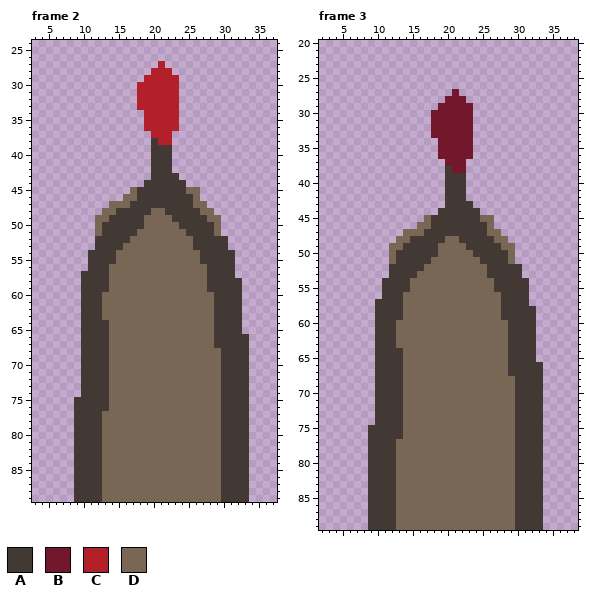
Two versions of one pixel-art file, GEODE/Assets/Sprites/StructureSprites/Towers/RenthiteAttackTower.aseprite. Above is the file before it was changed.
138x90 pixels, 3 frames. Shown: frame 2: x 3..37, y 24..89; frame 3: x 2..38, y 20..89. The commit also changed other frames, which this record leaves out.
Visible layers, top first: "Tower", "Base".
Palette (. is transparent): A #423934  B #73172d  C #b4202a  D #796755
Pixels before, frame 2, first column x 9:
27 ............C............
28 ...........CCC...........
29 ..........CCCCC..........
30 .........CCCCCC..........
31 .........CCCCCC..........
32 .........CCCCCC..........
33 .........CCCCCC..........
34 ..........CCCCC..........
35 ..........CCCCC..........
36 ..........CCCCC..........
37 ...........CCC...........
38 ...........ACC...........
39 ...........AAA...........
40 ...........AAA...........
41 ...........AAA...........
42 ...........AAA...........
43 ...........AAAA..........
44 ..........AAAAAA.........
45 ........DAAAAAAADD.......
46 .......DDAAAAAAAAD.......
47 .....DDDAAAAAAAAADD......
48 ....DDAAAAADDAAAAADD.....
49 ...DDAAAAADDDDAAAAADD....
50 ...DAAAAAADDDDDAAAAAD....
51 ...DAAAAADDDDDDDAAAAD....
52 ...AAAAADDDDDDDDDAAAAA...
53 ...AAAADDDDDDDDDDAAAAA...
54 ..AAAADDDDDDDDDDDDAAAAA..
55 ..AAAADDDDDDDDDDDDAAAAA..
56 ..AAADDDDDDDDDDDDDDAAAA..
57 .AAAADDDDDDDDDDDDDDAAAA..
58 .AAAADDDDDDDDDDDDDDAAAAA.
59 .AAAADDDDDDDDDDDDDDAAAAA.
60 .AAADDDDDDDDDDDDDDDDAAAA.
61 .AAADDDDDDDDDDDDDDDDAAAA.
62 .AAADDDDDDDDDDDDDDDDAAAA.
63 .AAADDDDDDDDDDDDDDDDAAAA.
64 .AAAADDDDDDDDDDDDDDDAAAA.
65 .AAAADDDDDDDDDDDDDDDAAAA.
66 .AAAADDDDDDDDDDDDDDDAAAAA
67 .AAAADDDDDDDDDDDDDDDAAAAA
68 .AAAADDDDDDDDDDDDDDDDAAAA
69 .AAAADDDDDDDDDDDDDDDDAAAA
70 .AAAADDDDDDDDDDDDDDDDAAAA
71 .AAAADDDDDDDDDDDDDDDDAAAA
72 .AAAADDDDDDDDDDDDDDDDAAAA
73 .AAAADDDDDDDDDDDDDDDDAAAA
74 .AAAADDDDDDDDDDDDDDDDAAAA
75 AAAAADDDDDDDDDDDDDDDDAAAA
76 AAAAADDDDDDDDDDDDDDDDAAAA
77 AAAADDDDDDDDDDDDDDDDDAAAA
78 AAAADDDDDDDDDDDDDDDDDAAAA
79 AAAADDDDDDDDDDDDDDDDDAAAA
80 AAAADDDDDDDDDDDDDDDDDAAAA
81 AAAADDDDDDDDDDDDDDDDDAAAA
82 AAAADDDDDDDDDDDDDDDDDAAAA
83 AAAADDDDDDDDDDDDDDDDDAAAA
84 AAAADDDDDDDDDDDDDDDDDAAAA
85 AAAADDDDDDDDDDDDDDDDDAAAA
86 AAAADDDDDDDDDDDDDDDDDAAAA
87 AAAADDDDDDDDDDDDDDDDDAAAA
88 AAAADDDDDDDDDDDDDDDDDAAAA
89 AAAADDDDDDDDDDDDDDDDDAAAA
Pixels before, frame 3 (only the part around the change), first column x 6:
20 .................................
21 .................................
22 .................................
23 .................................
24 .................................
25 .................................
26 .................................
27 ...............B.................
28 ..............BBB................
29 .............BBBBB...............
30 ............BBBBBB...............
31 ............BBBBBB...............
32 ............BBBBBB...............
33 ............BBBBBB...............
34 .............BBBBB...............
35 .............BBBBB...............
36 .............BBBBB...............
37 ..............BBB................
38 ..............ABB................
39 ..............AAA................
40 ..............AAA................
41 ..............AAA................
42 ..............AAA................
43 ..............AAAA...............
44 .............AAAAAA..............
45 ...........DAAAAAAADD............
46 ..........DDAAAAAAAAD............
47 ........DDDAAAAAAAAADD...........
48 .......DDAAAAADDAAAAADD..........
49 ......DDAAAAADDDDAAAAADD.........
50 ......DAAAAAADDDDDAAAAAD.........
51 ......DAAAAADDDDDDDAAAAD.........
52 ......AAAAADDDDDDDDDAAAAA........
53 ......AAAADDDDDDDDDDAAAAA........
54 .....AAAADDDDDDDDDDDDAAAAA.......
55 .....AAAADDDDDDDDDDDDAAAAA.......
56 .....AAADDDDDDDDDDDDDDAAAA.......
57 ....AAAADDDDDDDDDDDDDDAAAA.......
58 ....AAAADDDDDDDDDDDDDDAAAAA......
59 ....AAAADDDDDDDDDDDDDDAAAAA......
60 ....AAADDDDDDDDDDDDDDDDAAAA......
61 ....AAADDDDDDDDDDDDDDDDAAAA......
62 ....AAADDDDDDDDDDDDDDDDAAAA......
63 ....AAADDDDDDDDDDDDDDDDAAAA......
64 ....AAAADDDDDDDDDDDDDDDAAAA......
65 ....AAAADDDDDDDDDDDDDDDAAAA......
66 ....AAAADDDDDDDDDDDDDDDAAAAA.....
67 ....AAAADDDDDDDDDDDDDDDAAAAA.....
68 ....AAAADDDDDDDDDDDDDDDDAAAA.....
69 ....AAAADDDDDDDDDDDDDDDDAAAA.....
70 ....AAAADDDDDDDDDDDDDDDDAAAA.....
71 ....AAAADDDDDDDDDDDDDDDDAAAA.....
72 ....AAAADDDDDDDDDDDDDDDDAAAA.....
73 ....AAAADDDDDDDDDDDDDDDDAAAA.....
74 ....AAAADDDDDDDDDDDDDDDDAAAA.....
75 ...AAAAADDDDDDDDDDDDDDDDAAAA.....
76 ...AAAAADDDDDDDDDDDDDDDDAAAA.....
77 ...AAAADDDDDDDDDDDDDDDDDAAAA.....
78 ...AAAADDDDDDDDDDDDDDDDDAAAA.....
79 ...AAAADDDDDDDDDDDDDDDDDAAAA.....
80 ...AAAADDDDDDDDDDDDDDDDDAAAA.....
81 ...AAAADDDDDDDDDDDDDDDDDAAAA.....
82 ...AAAADDDDDDDDDDDDDDDDDAAAA.....
83 ...AAAADDDDDDDDDDDDDDDDDAAAA.....
84 ...AAAADDDDDDDDDDDDDDDDDAAAA.....
85 ...AAAADDDDDDDDDDDDDDDDDAAAA.....
86 ...AAAADDDDDDDDDDDDDDDDDAAAA.....
87 ...AAAADDDDDDDDDDDDDDDDDAAAA.....
88 ...AAAADDDDDDDDDDDDDDDDDAAAA.....
89 ...AAAADDDDDDDDDDDDDDDDDAAAA.....
New version:
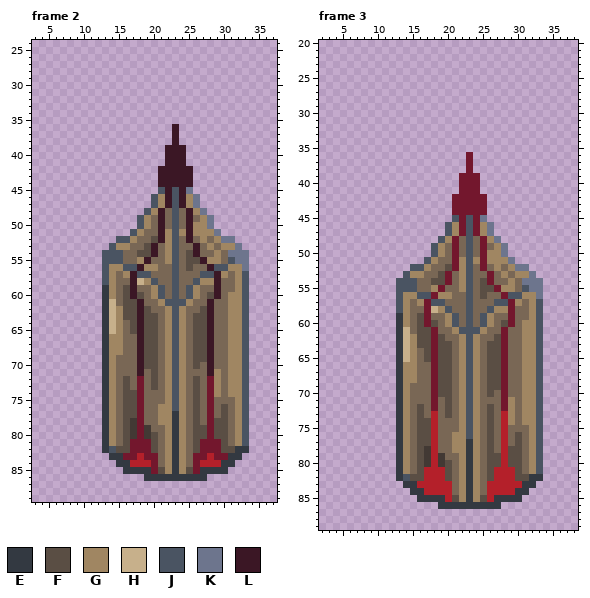
Colours new in this view: E #333941  F #5a4e44  G #a08662  H #c7b08b  J #4a5462  K #6d758d  L #3b1725
Diff:
Changed rows in their new state; - is an unchanged pixel.
Frame 2, layer "Layer 1":
first column x 9:
27 ------------.------------
28 -----------...-----------
29 ----------.....----------
30 ---------......----------
31 ---------......----------
32 ---------......----------
33 ---------......----------
34 ----------.....----------
35 ----------.....----------
36 ----------....L----------
37 -----------...L----------
38 -----------...L----------
39 -----------..LLL---------
40 -----------..LLL---------
41 -----------..LLL---------
42 -----------.LLLLL--------
43 -----------.LLLLL--------
44 ----------..LLLLL--------
45 --------....JLJLK.-------
46 -------....JGLJLGK-------
47 -----......JGLJLGK.------
48 ----......JGLDJDLGK.-----
49 ---......JG-L-JDLDGK.----
50 ---......JG-L-JDLGGK.----
51 ---.....JG--LGJGLGGGK----
52 ---...JJG--FLGJ-LDGDGKK--
53 ---..JGG--FL-GJ--LDGDGGK-
54 --..JJJ--FFL-GJ-FLDDGDKKK
55 --..JJJ--GL--GJ-FFLGGDJKK
56 --..JGGJJLGG--J-F--LJJGGK
57 -...JG-GLJJ---J---JJLGDGJ
58 -...JG--LHGJ--J--JGGLDDGJ
59 -...EG-FL--GJ-J-JG-DLDDGJ
60 -...EG-FLF-GJ-J-JG-FLDGGJ
61 -...EH-FFL--GJJJG--LDDGGJ
62 -...EHGFFLF--GJG--FLDDGGJ
63 -...EHGFFLFF-GJG-FFLDDGGJ
64 -...EHG-FLFF-GJG-FFLDDGGJ
65 -...EHG-FLFF-GJG-FFLDDGGJ
66 -...EGG--LFF-GJG-FFLDDGGJ
67 -...EGG--LFF-GJG-FFLDDGGJ
68 -...EGG--LFF-GJG-FFL-DGGJ
69 -...EG---LFF-GJG-FFL-DGGJ
70 -...EG---LFF-GJG-F-L-DGGJ
71 -...EG---L-F-GJG---LGDGGJ
72 -...EG-F-B-F-GJG-F-BGDGGJ
73 -...EG-F-B-F-GJG-F-BGDGGJ
74 -...EG-FFB---GJG-F-BGDGGJ
75 ....EG-FFB---GJG-F-B-DDGJ
76 ....EG-FFB--GGJG-F-B-FDGJ
77 ....EG-FFB--GGEG-F-B-FDGJ
78 ....EG-FAB--GGEG-F-BFFDGJ
79 ....EG-FABA--GEG-FFBFFDGJ
80 ....EG-FABAF-GEG-FFBFFDGJ
81 ....EG-FBBBF-GEG-FBBBFDGJ
82 ....EJFFBBBF-GEG-FBBBFFEE
83 .....EEBBCBB-GEG-BBCBBEE.
84 ......EECCCB-GEG-BCCCEE..
85 .......EEEEBFGEGFBEEEE...
86 ..........EEEEEEEEE......
87 .........................
88 .........................
89 .........................
Frame 3, layer "Layer 1":
first column x 9:
27 ------------.------------
28 -----------...-----------
29 ----------.....----------
30 ---------......----------
31 ---------......----------
32 ---------......----------
33 ---------......----------
34 ----------.....----------
35 ----------.....----------
36 ----------....-----------
37 -----------...B----------
38 -----------...B----------
39 -----------..BBB---------
40 -----------..BBB---------
41 -----------..BBB---------
42 -----------.BBBBB--------
43 -----------.BBBBB--------
44 ----------..BBBBB--------
45 --------....JBJBK.-------
46 -------....JGBJBGK-------
47 -----......JGBJBGK.------
48 ----......JGBDJDBGK.-----
49 ---......JG-B-JDBDGK.----
50 ---......JG-B-JDBGGK.----
51 ---.....JG--BGJGBGGGK----
52 ---...JJG--FBGJ-BDGDGKK--
53 ---..JGG--FB-GJ--BDGDGGK-
54 --..JJJ--FFB-GJ-FBDDGDKKK
55 --..JJJ--GB--GJ-FFBGGDJKK
56 --..JGGJJBGG--J-F--BJJGGK
57 -...JG-GBJJ---J---JJBGDGJ
58 -...JG--BHGJ--J--JGGBDDGJ
59 -...EG-FB--GJ-J-JG-DBDDGJ
60 -...EG-FBF-GJ-J-JG-FBDGGJ
61 -...EH-FFB--GJJJG--BDDGGJ
62 -...EHGFFBF--GJG--FBDDGGJ
63 -...EHGFFBFF-GJG-FFBDDGGJ
64 -...EHG-FBFF-GJG-FFBDDGGJ
65 -...EHG-FBFF-GJG-FFBDDGGJ
66 -...EGG--BFF-GJG-FFBDDGGJ
67 -...EGG--BFF-GJG-FFBDDGGJ
68 -...EGG--BFF-GJG-FFB-DGGJ
69 -...EG---BFF-GJG-FFB-DGGJ
70 -...EG---BFF-GJG-F-B-DGGJ
71 -...EG---B-F-GJG---BGDGGJ
72 -...EG-F-B-F-GJG-F-BGDGGJ
73 -...EG-F-C-F-GJG-F-CGDGGJ
74 -...EG-FFC---GJG-F-CGDGGJ
75 ....EG-FFC---GJG-F-C-DDGJ
76 ....EG-FFC--GGJG-F-C-FDGJ
77 ....EG-FFC--GGEG-F-C-FDGJ
78 ....EG-FAC--GGEG-F-CFFDGJ
79 ....EG-FACA--GEG-FFCFFDGJ
80 ....EG-FACAF-GEG-FFCFFDGJ
81 ....EG-FCCCF-GEG-FCCCFDGJ
82 ....EJFFCCCF-GEG-FCCCFFEE
83 .....EECCCCC-GEG-CCCCCEE.
84 ......EECCCC-GEG-CCCCEE..
85 .......EEEECFGEGFCEEEE...
86 ..........EEEEEEEEE......
87 .........................
88 .........................
89 .........................
Pixel boxes of the changes (left, top, right, bottom) in both pictures:
changed: (74, 61, 249, 502)
changed: (368, 89, 543, 530)
